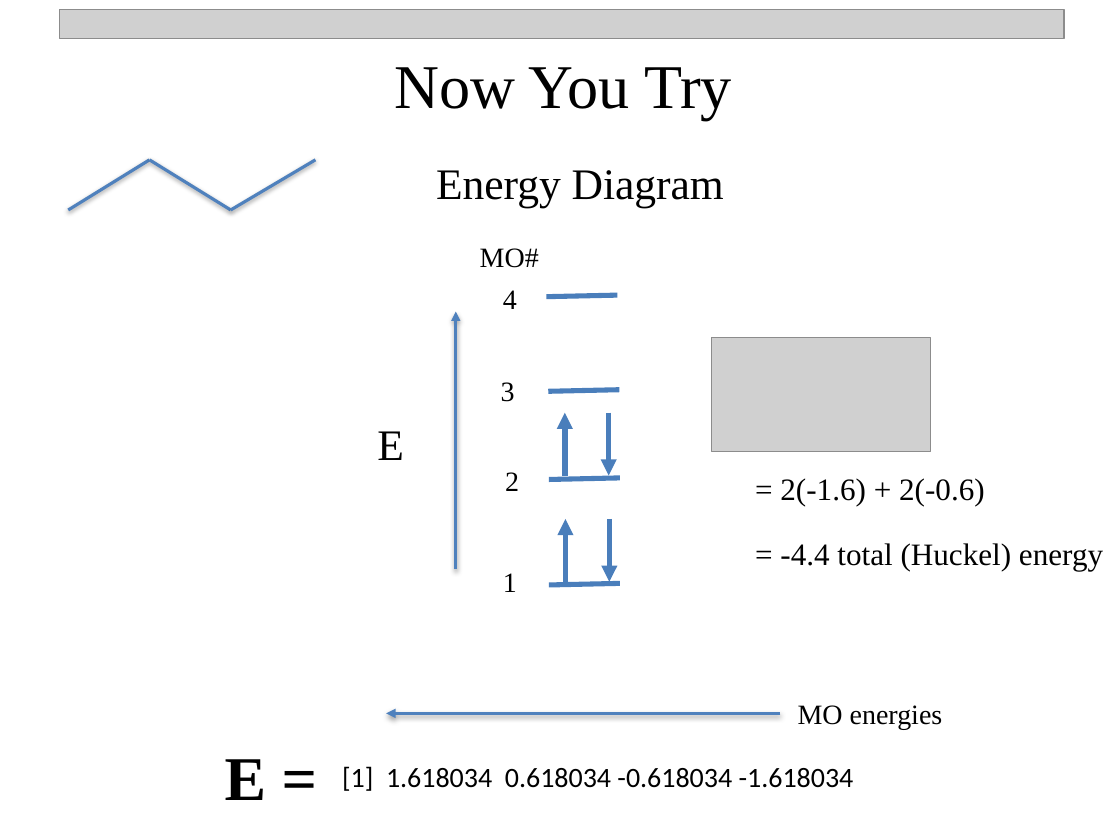
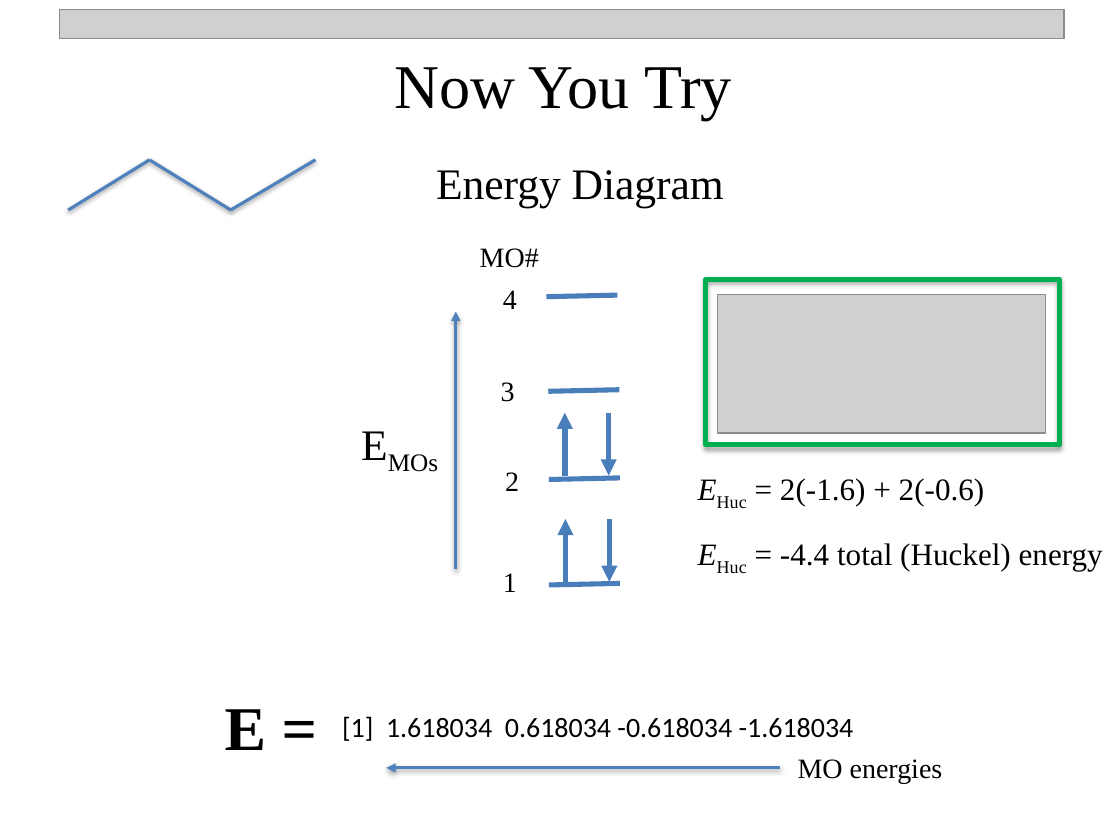
Before and after one commit to npetraco/CHE302, a slide deck: slide 34 of Notes/10_MO_Theory.pptx. Drawn at 1120x840 pixels with LibreOffice and Linux fonts; fonts in the diff are those of the drawing; grey boxes stand for pictures. Boxes give left, top, right and bottom in pixels: in the first picture for what was removed or moved away, otherwise in the second. Text is boxed around its words. In the diff, an @@ line names an element or a change of style, - is before the commit and + after.

Commit message:
update

```diff
--- a/Notes/10_MO_Theory.pptx
+++ b/Notes/10_MO_Theory.pptx
@@ rectangle added at [706, 280, 1060, 446], outline #00B050 3.25 pt @@
@@ picture added at [718, 295, 1046, 432] @@
@@ picture removed at [712, 338, 931, 452] @@
@@ text at [377, 431, 404, 460]: text changed @@
-E
+EMOs
@@ text at [780, 478, 985, 506]: text changed @@
-= 2(-1.6) + 2(-0.6)
+EHuc = 2(-1.6) + 2(-0.6)
@@ text at [780, 543, 1103, 571]: text changed @@
-= -4.4 total (Huckel) energy
+EHuc = -4.4 total (Huckel) energy
@@ text "E =": place and size @@
-text "E =" at [225, 759, 266, 800]
+text "E =" at [225, 709, 266, 750]
@@ text "[1] 1.618034 0.618034 -0.618034 -1.618034": place and size @@
-text "[1] 1.618034 0.618034 -0.618034 -1.618034" at [342, 766, 854, 791]
+text "[1] 1.618034 0.618034 -0.618034 -1.618034" at [342, 716, 854, 741]
@@ text "MO energies": place and size @@
-text "MO energies" at [798, 705, 943, 729]
+text "MO energies" at [798, 759, 943, 784]
@@ arrow moved from (781, 713) - (386, 713) to (781, 768) - (386, 768) @@
```
Also in this commit, not shown: 2 other slides changed.
